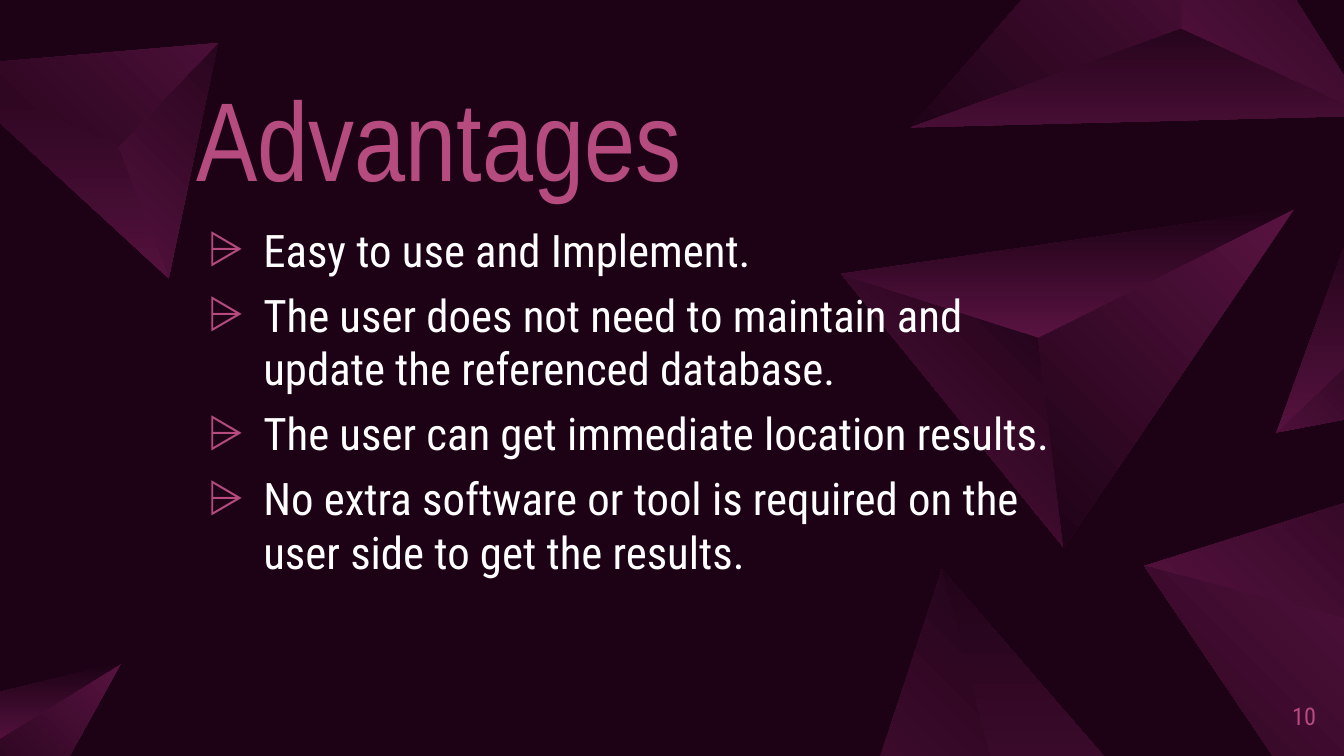
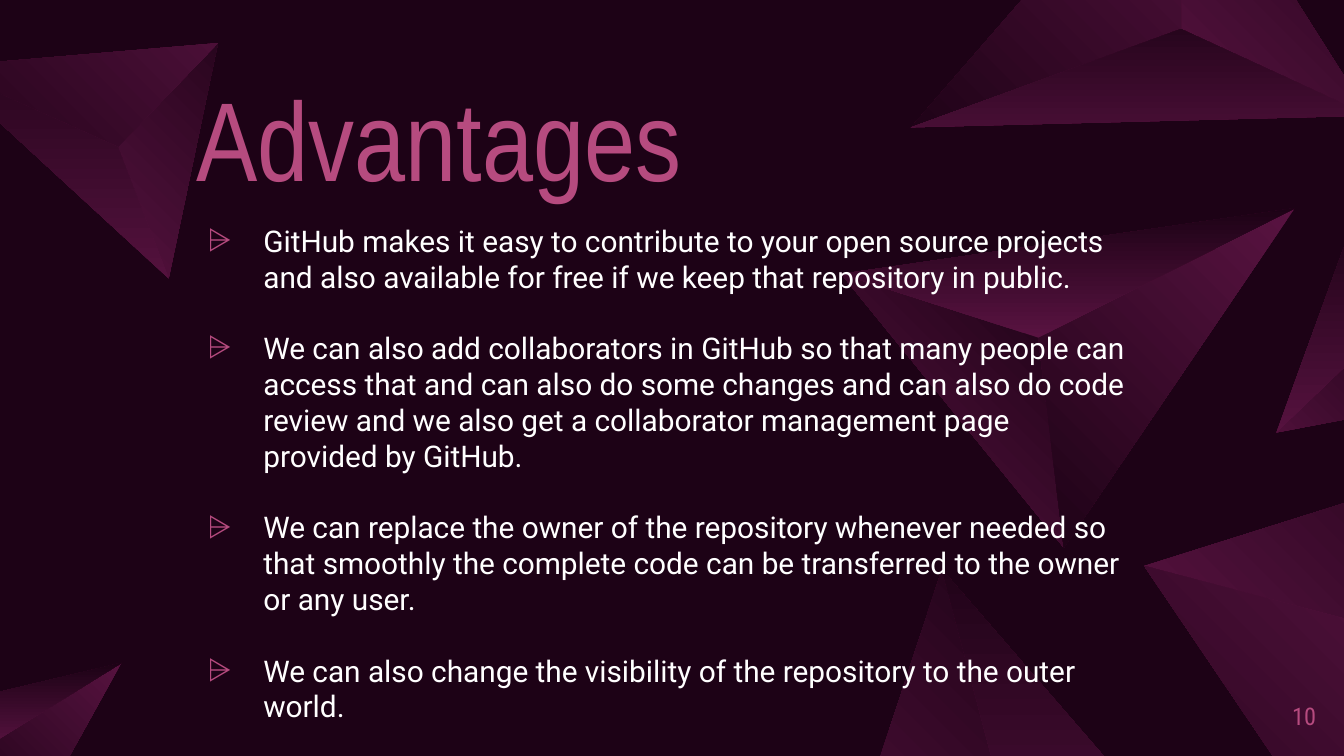
Before and after one commit to Abhisheknayak-programer/Semester, a slide deck: slide 10 of 7 Semester Seminar/Git and Github - Copy.pptx. Drawn at 1344x756 pixels with LibreOffice and Linux fonts; fonts in the diff are those of the drawing. Boxes give left, top, right and bottom in pixels: in the first picture for what was removed or moved away, otherwise in the second. Text is boxed around its words. In the diff, an @@ line names an element or a change of style, - is before the commit and + after.

```diff
--- a/7 Semester Seminar/Git and Github - Copy.pptx
+++ b/7 Semester Seminar/Git and Github - Copy.pptx
@@ text at box(263, 229, 1124, 718): text changed; size 24 to 16 pt; font Roboto Condensed to Roboto @@
-⩥ Easy to use and Implement.
-⩥ The user does not need to maintain and update the referenced database.
-⩥ The user can get immediate location results.
-⩥ No extra software or tool is required on the user side to get the results.
+⩥ GitHub makes it easy to contribute to your open source projects and also available for free if we keep that repository in public.
+⩥ We can also add collaborators in GitHub so that many people can access that and can also do some changes and can also do code review and we also get a collaborator management page provided by GitHub.
+⩥ We can replace the owner of the repository whenever needed so that smoothly the complete code can be transferred to the owner or any user.
+⩥ We can also change the visibility of the repository to the outer world.
```
Also in this commit, not shown: 6 other slides changed, 1 other file.
